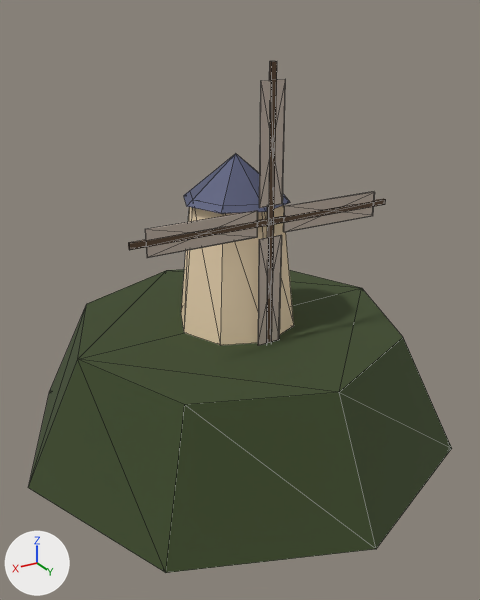
An edit to the glTF model public/assets/models/moulin_galette.glb, drawn before and after from the same camera.
Camera for both pictures: a 50 mm camera at (13.2, 22.4, 12.1) aimed at (0.3, 0.8, 1.3). The axes (+X, +Y, +Z) are drawn at lower left. The lights are the same throughout. The picture after the commit comes second. Mesh edges are drawn as thin lines. Vertices at exactly the same position are counted once.

Names of what the first picture shows: 'moulin_galette'.
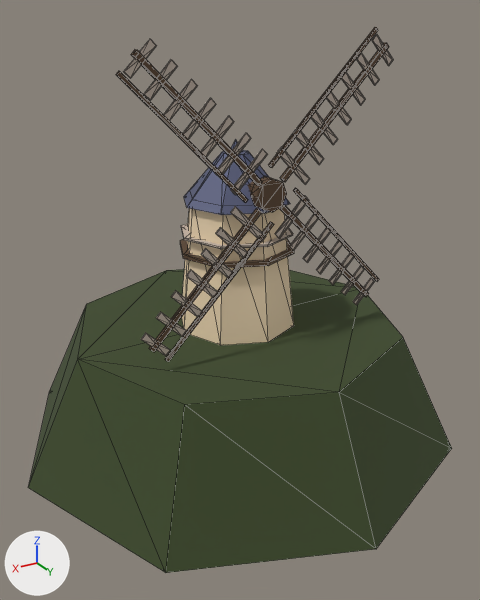
What differs and where, as boxes [x1, y1, x2, y2] in the pictures (480 x 600 px; the box of a moved part takes in the faces that stretch with it):
'moulin_galette', reshaped (7% taller): before [28, 61, 452, 573]; after [28, 27, 452, 573]
part 1 of me_cone, added (brown): after [180, 239, 294, 268]
part 2 of me_cone, added (brown): after [250, 176, 287, 212]
part 3 of me_cone, moved or reshaped: before [267, 61, 277, 222]; after [131, 50, 262, 186]
part 4 of me_cone, moved or reshaped: before [266, 223, 274, 343]; after [116, 71, 248, 203]
part 5 of me_cone, added: after [149, 208, 262, 352]
part 6 of me_cone, added: after [165, 222, 274, 362]
part 7 of me_cone, added: after [279, 204, 369, 297]
part 8 of me_cone, added: after [293, 188, 379, 282]
part 9 of me_cone, added: after [280, 43, 389, 182]
part 10 of me_cone, added: after [269, 27, 378, 168]
part 11 of me_cone, added: after [181, 223, 293, 249]
part 12 of me_cone, reshaped: before [128, 79, 386, 345]; after [123, 34, 393, 356]

The edits, one by one:
me_cone is used by ob_moulin_galette; location (0.0, 0.0, -2.5).
me_cone had 103 vertices, 166 faces and spanned x -9.5..9.5, y -9.5..9.5, z -2.5..13.1.
me_cone now has 403 vertices, 630 faces and spans x -9.5..9.5, y -9.5..9.5, z -2.5..14.1.
me_cone part 1: a new loose piece, an 8-sided cylinder along z spanning x -2.42..2.42, y -2.42..2.42, z 5.72..5.88, in mat_mill_wood (brown #5c4632).
me_cone part 2: a new loose piece, an 8-sided cylinder along y spanning x -0.62..0.62, y 2.07..2.62, z 7.88..9.12, in mat_mill_wood (brown #5c4632).
me_cone part 3: the loose piece of 8 vertices spanning x -0.1..0.1, y 2.4..2.6, z 7.5..13.1 is turned 45 degrees about the y axis through its middle and scaled by 1.14, then moved by (2.8, 0.0, 1.0).
me_cone part 4: the loose piece of 8 vertices spanning x -0.1..0.1, y 2.4..2.6, z 1.9..7.5 is turned -135 degrees about the y axis through its middle and scaled by 1.14, then moved by (3.3, 0.0, 6.0).
me_cone part 5: the loose piece of 8 vertices spanning x -0.1..0.1, y 2.4..2.6, z 1.9..7.5 is copied, and the copy is turned -45 degrees about the y axis through its middle and scaled by 1.14, then moved by (2.8, 0.0, 1.0); it spans x 0.4..5.1, y 2.4..2.6, z 3.4..8.1.
me_cone part 6: the loose piece of 8 vertices spanning x -0.1..0.1, y 2.4..2.6, z 1.9..7.5 is copied, and the copy is turned -45 degrees about the y axis through its middle and scaled by 1.14, then moved by (2.2, 0.0, 0.5); it spans x -0.1..4.5, y 2.5..2.6, z 2.9..7.5.
me_cone part 7: the loose piece of 8 vertices spanning x -0.1..0.1, y 2.4..2.6, z 1.9..7.5 is copied, and the copy is turned 45 degrees about the y axis through its middle and scaled by 1.14, then moved by (-2.8, 0.0, 1.0); it spans x -5.1..-0.4, y 2.4..2.6, z 3.4..8.1.
me_cone part 8: the loose piece of 8 vertices spanning x -0.1..0.1, y 2.4..2.6, z 1.9..7.5 is copied, and the copy is turned 45 degrees about the y axis through its middle and scaled by 1.14, then moved by (-3.3, 0.0, 1.6); it spans x -5.6..-1.0, y 2.5..2.6, z 4.0..8.6.
me_cone part 9: the loose piece of 8 vertices spanning x -0.1..0.1, y 2.4..2.6, z 7.5..13.1 is copied, and the copy is turned -45 degrees about the y axis through its middle and scaled by 1.14, then moved by (-2.8, 0.0, 1.0); it spans x -5.1..-0.4, y 2.4..2.6, z 8.9..13.6.
me_cone part 10: the loose piece of 8 vertices spanning x -0.1..0.1, y 2.4..2.6, z 7.5..13.1 is copied, and the copy is turned -45 degrees about the y axis through its middle and scaled by 1.14, then moved by (-2.2, 0.0, 1.5); it spans x -4.5..0.1, y 2.5..2.6, z 9.5..14.1.
me_cone part 11: a new loose piece, an 8-sided cylinder along z spanning x -2.34..2.34, y -2.34..2.34, z 6.465..6.535, in mat_mill_lattice (light grey #c4b5a8).
me_cone part 12: 1 vertex moved from x 0.0, y 2.4, z 7.4 to x 0.3, y 1.0, z 8.4; 46 vertices removed from x -5.6..5.6, y 0.0..2.6, z 2.5..12.5; 243 vertices added at x -5.4..5.4, y -0.6..2.5, z 3.1..13.9.
Other edits to the shape of me_cone do not show in these pictures.
